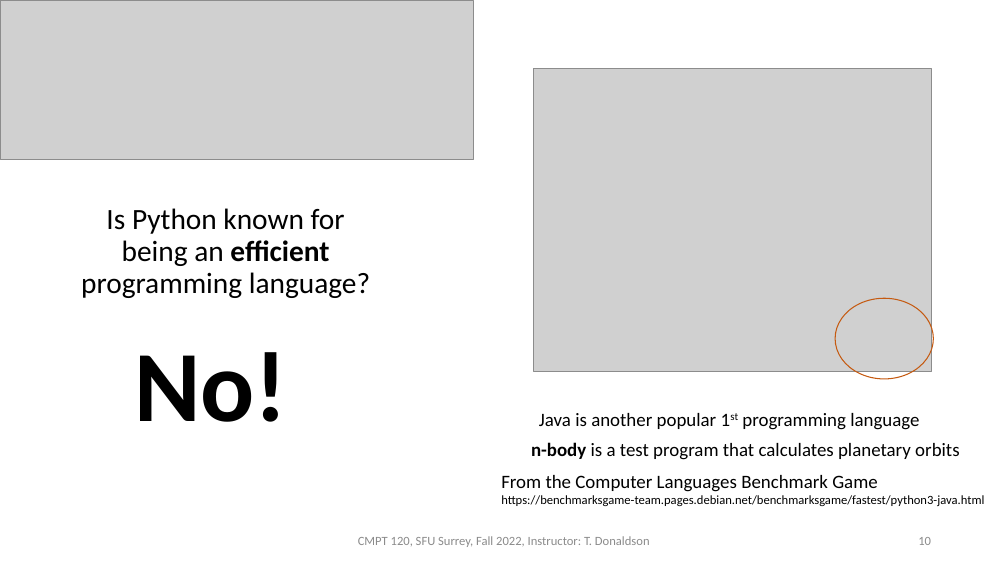
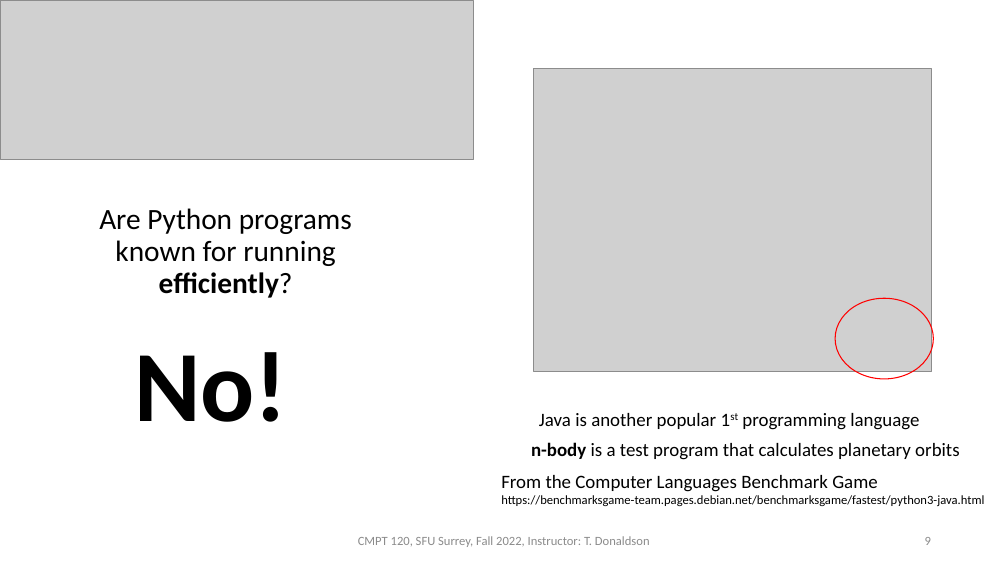
Before and after one commit to tjd1234/cmpt120fall2022, a slide deck: slide 9 of lectures/lecture1/lecture1.pptx (slide 10 before the commit). Drawn at 1008x567 pixels with LibreOffice and Linux fonts; fonts in the diff are those of the drawing; grey boxes stand for pictures. Boxes give left, top, right and bottom in pixels: in the first picture for what was removed or moved away, otherwise in the second. Text is boxed around its words. In the diff, an @@ line names an element or a change of style, - is before the commit and + after.

```diff
--- a/lectures/lecture1/lecture1.pptx
+++ b/lectures/lecture1/lecture1.pptx
@@ text at (99, 208, 352, 298): text changed @@
-Is Python known for being an efficient programming language?
+Are Python programs known for running efficiently?
@@ ellipse at (836, 298, 934, 379): outline #C55A11 1 pt to #FF0000 1 pt @@
@@ page number at (925, 537, 931, 545): text changed @@
-10
+9
```
Also in this commit, not shown: 3 other slides changed, 1 slide removed, 1 other file.
